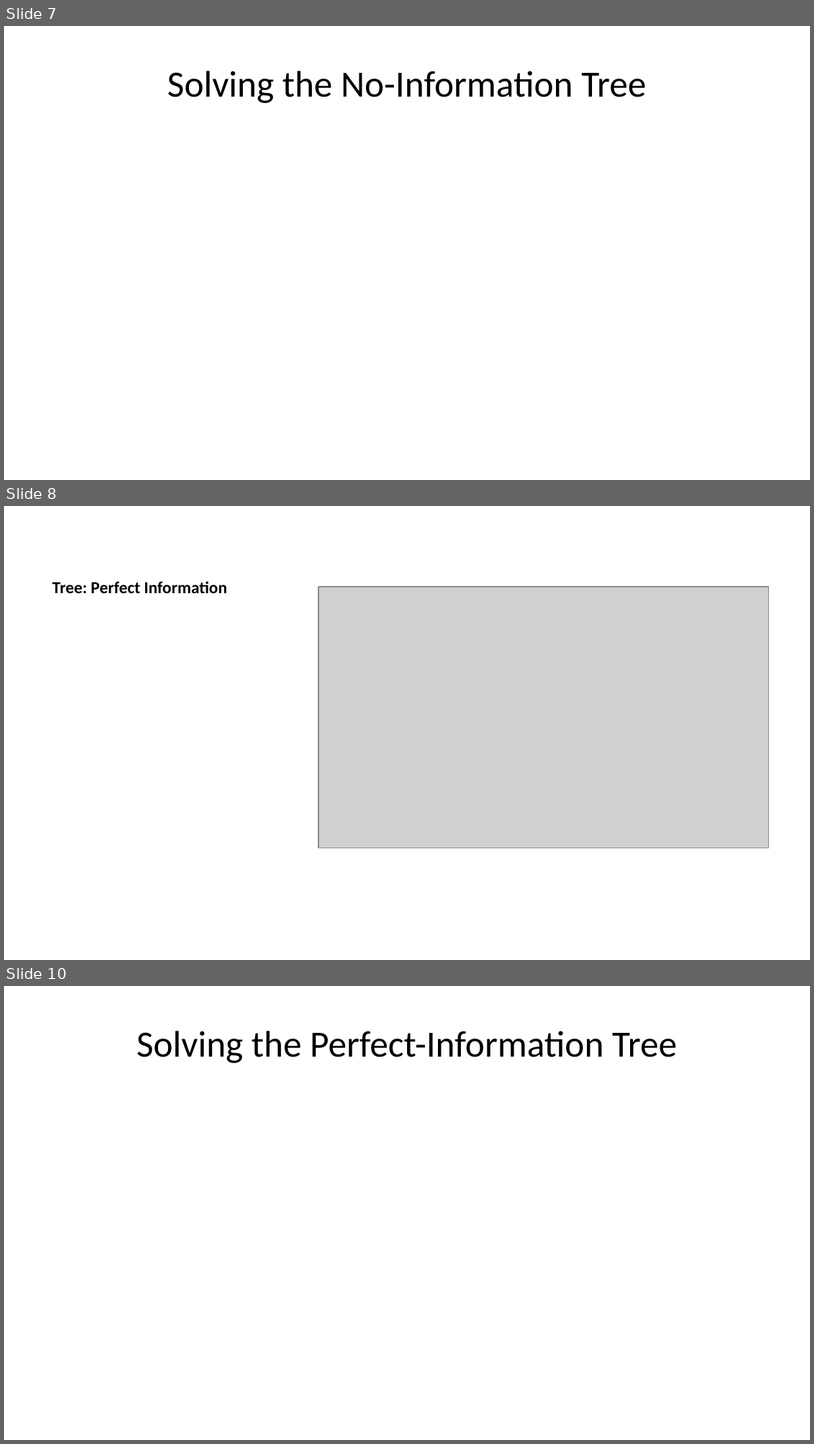
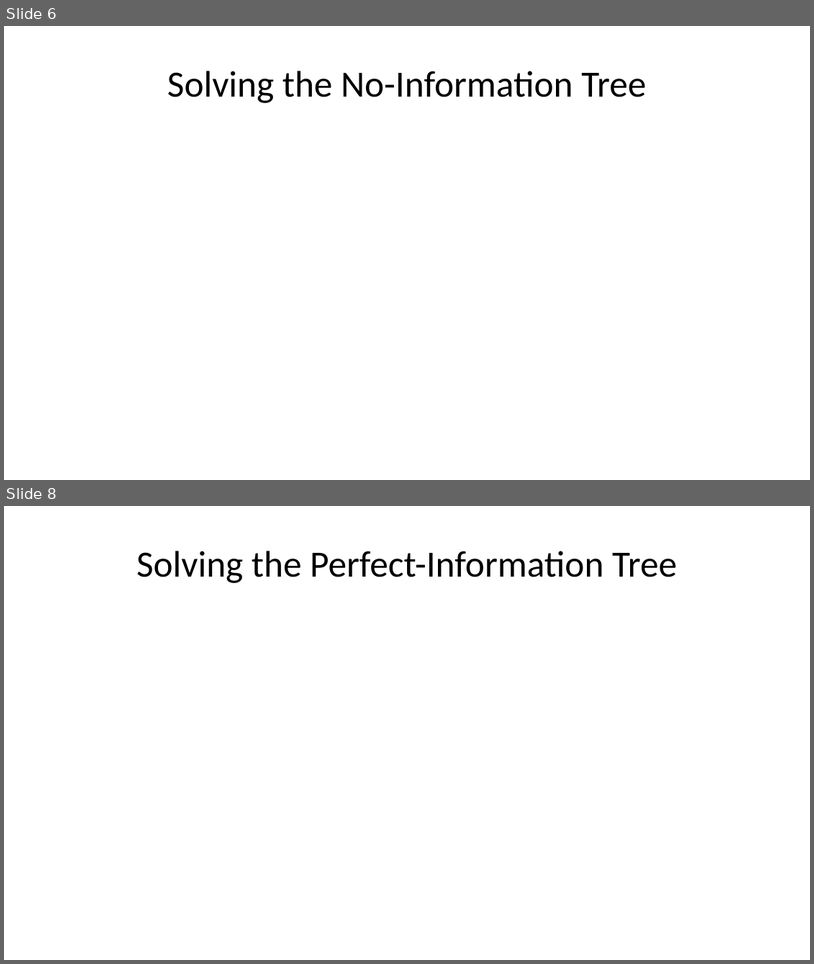
Before and after one commit to CEVE-421-521/ceve-421-521.github.io, a slide deck: lectures/week-07/evii.pptx. Shown one above the other, each under a label of ours: slides 7, 8 and 10 before the commit, slides 6 and 8 after it; the slides between them are not shown. The pictures are 814x1444 and 814x964 pixels, drawn with LibreOffice and Linux fonts; fonts in the diff are those of the drawing; grey boxes stand for pictures. Boxes give left, top, right and bottom in pixels: in the first picture for what was removed or moved away, otherwise in the second. Text is boxed around its words. In the diff, an @@ line names an element or a change of style, - is before the commit and + after.

```diff
--- a/lectures/week-07/evii.pptx
+++ b/lectures/week-07/evii.pptx
@@ slide 8 removed at [4,506,810,960], background #FFFFFF @@
@@ title removed at [52,581,227,593] @@
-Tree: Perfect Information
@@ picture removed at [319,587,769,848] @@
@@ what was slide 7 is now slide 6 @@
@@ what was slide 10 is now slide 8 @@
```
Also in this commit, not shown: 4 slides changed, 3 other slides removed, 57 other files.
